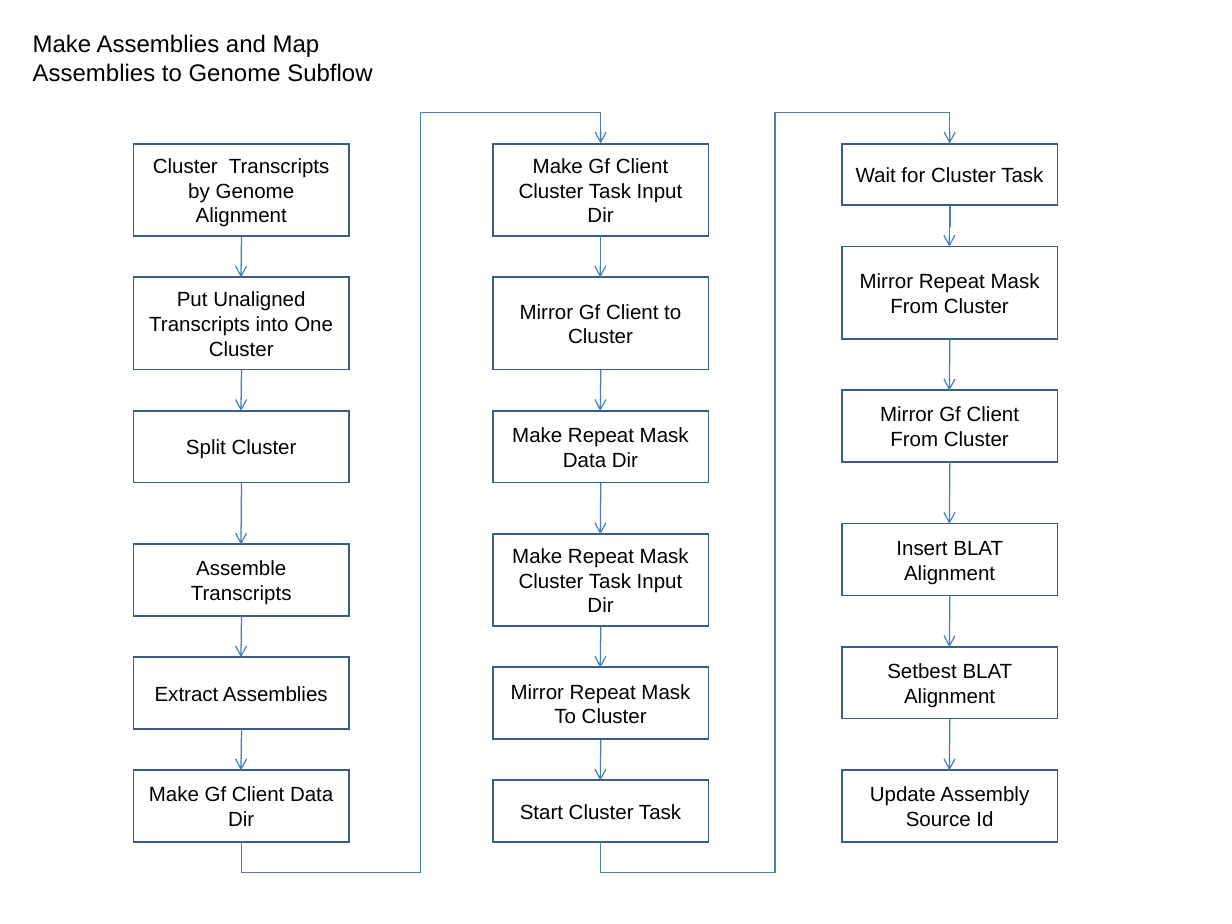
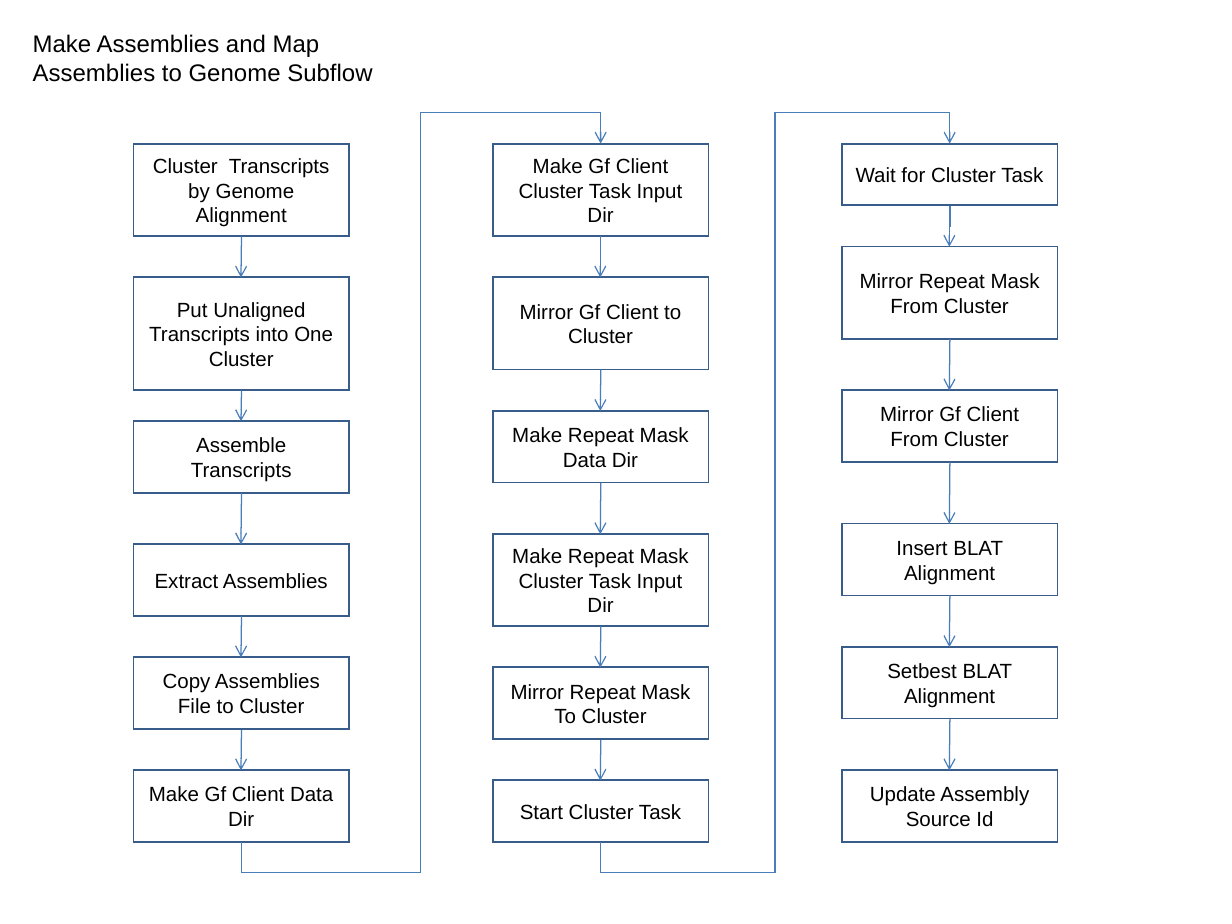
Before and after one commit to VEuPathDB/ApiCommonData, a slide deck: slide 2 of Load/doc/workflow/AssemblyWorkflow.ppt. Drawn at 1232x924 pixels with LibreOffice and Linux fonts; fonts in the diff are those of the drawing. Boxes give left, top, right and bottom in pixels: in the first picture for what was removed or moved away, otherwise in the second. Text is boxed around its words. In the diff, an @@ line names an element or a change of style, - is before the commit and + after.

```diff
--- a/Load/doc/workflow/AssemblyWorkflow.ppt
+++ b/Load/doc/workflow/AssemblyWorkflow.ppt
@@ rectangle "Put Unaligned Transcripts into One ...": place and size @@
-rectangle "Put Unaligned Transcripts into One ..." at (133, 277, 349, 370)
+rectangle "Put Unaligned Transcripts into One ..." at (133, 277, 349, 391)
@@ rectangle removed at (133, 410, 349, 482) @@
-Split Cluster
@@ arrow moved from (241, 370) - (241, 411) to (241, 391) - (241, 421) @@
@@ rectangle "Assemble Transcripts": place and size @@
-rectangle "Assemble Transcripts" at (133, 545, 349, 616)
+rectangle "Assemble Transcripts" at (133, 421, 349, 493)
@@ arrow moved from (241, 483) - (241, 545) to (241, 493) - (241, 545) @@
@@ rectangle "Extract Assemblies": place and size @@
-rectangle "Extract Assemblies" at (133, 657, 349, 728)
+rectangle "Extract Assemblies" at (133, 545, 349, 616)
@@ rectangle added at (133, 657, 349, 728), outline #385D8A 0.99 pt, 12 pt, text #000000 @@
+Copy Assemblies File to Cluster
```
Also in this commit, not shown: 1 other slide changed.
